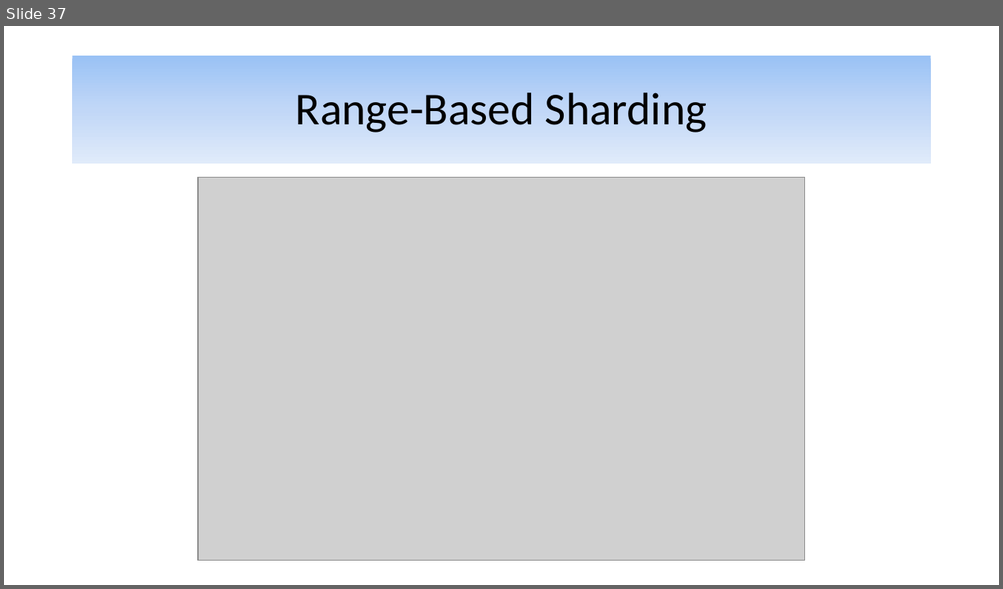
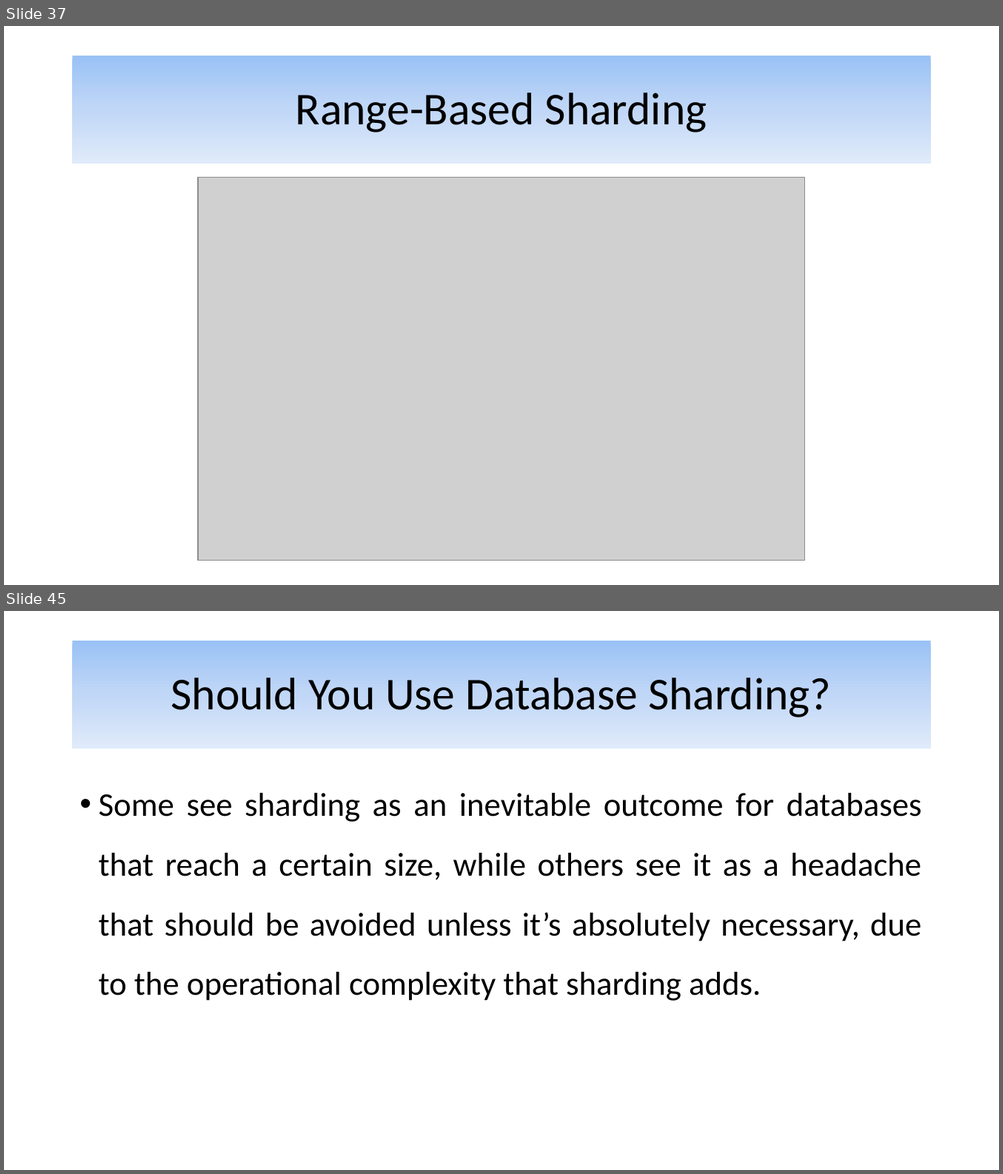
Before and after one commit to alijfri99/presentations, a slide deck: Advanced DBMS Presentation.pptx. Shown one above the other, each under a label of ours: slide 37 before the commit, slides 37 and 45 after it; the slides between them are not shown. The pictures are 1003x589 and 1003x1174 pixels, drawn with LibreOffice and Linux fonts; fonts in the diff are those of the drawing; grey boxes stand for pictures. Boxes give left, top, right and bottom in pixels: in the first picture for what was removed or moved away, otherwise in the second. Text is boxed around its words. In the diff, an @@ line names an element or a change of style, - is before the commit and + after.

Commit message:
Finished the presentation.

```diff
--- a/Advanced DBMS Presentation.pptx
+++ b/Advanced DBMS Presentation.pptx
@@ slide 45 added at bbox=[4, 611, 999, 1170], background #FFFFFF @@
@@ title added at bbox=[73, 641, 930, 749], fill gradient #9AC3F5 to #C2D8F8 to #E1EBFB, 44 pt, text #000000 @@
+Should You Use Database Sharding?
@@ text added at bbox=[99, 793, 922, 1001], 32 pt, text #000000 @@
+• Some see sharding as an inevitable outcome for databases that reach a certain size, while others see it as a headache that should be avoided unless it’s absolutely necessary, due to the operational complexity that sharding adds.
```
Also in this commit, not shown: 15 other slides added.
